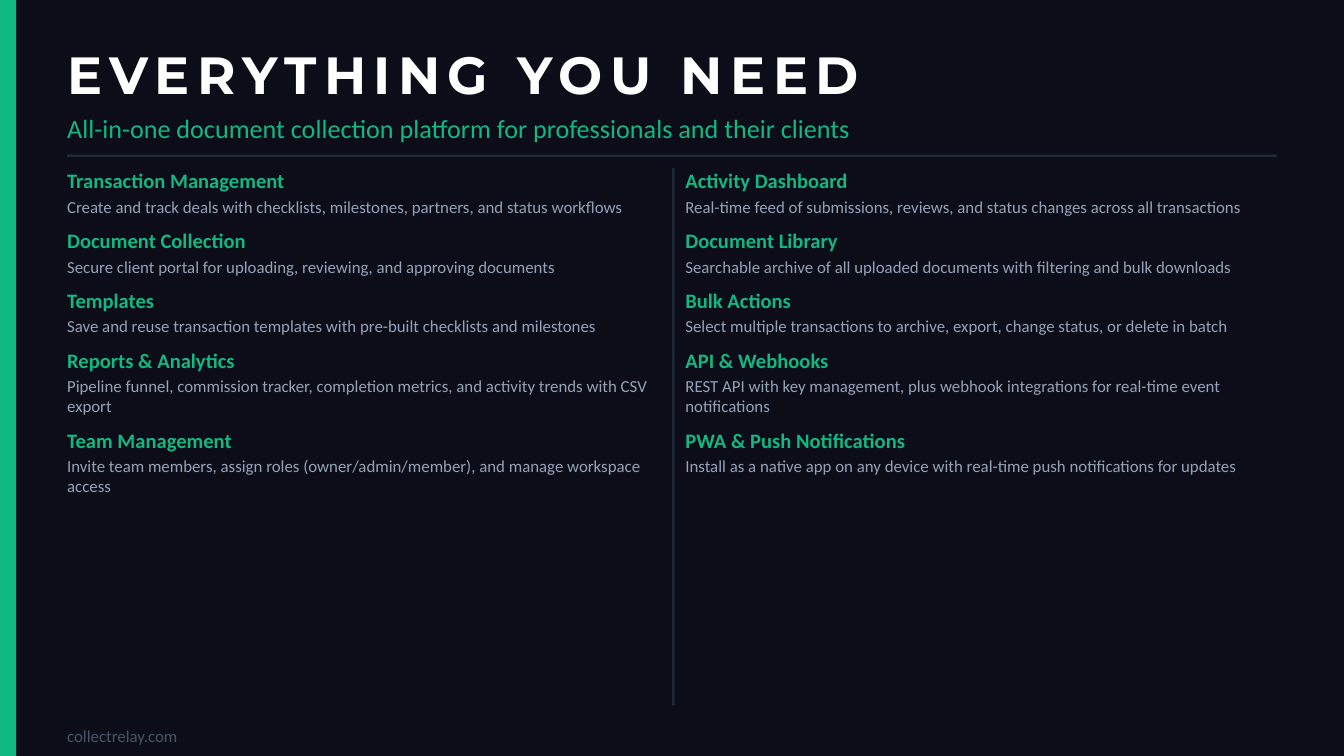
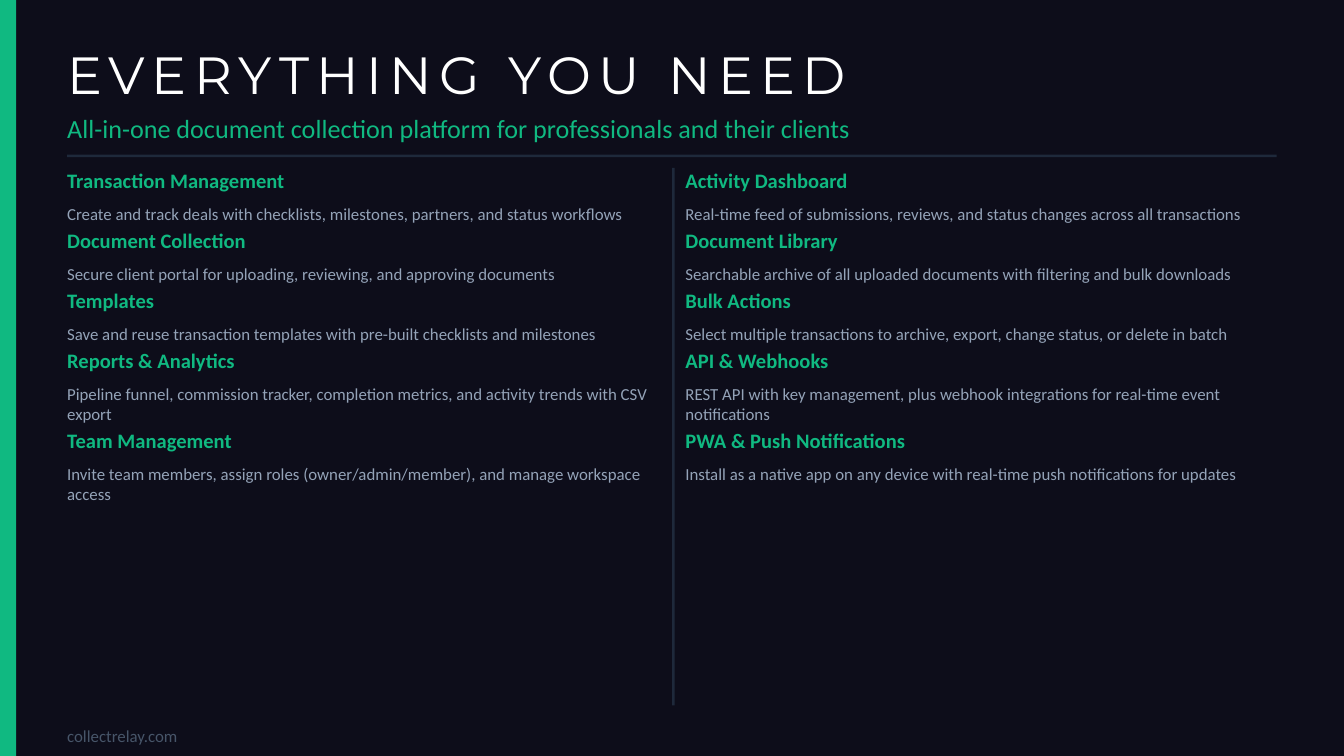
Before and after one commit to mprice78usa/CollectRelay, a slide deck: slide 2 of static/CollectRelay-Walkthrough.pptx. Drawn at 1344x756 pixels with LibreOffice and Linux fonts; fonts in the diff are those of the drawing. Boxes give left, top, right and bottom in pixels: in the first picture for what was removed or moved away, otherwise in the second. Text is boxed around its words. In the diff, an @@ line names an element or a change of style, - is before the commit and + after.

```diff
--- a/static/CollectRelay-Walkthrough.pptx
+++ b/static/CollectRelay-Walkthrough.pptx
@@ text "EVERYTHING YOU NEED" at box(67, 57, 846, 95): bold off @@
@@ text "Transaction Management" rewrapped from box(67, 173, 647, 492) to box(67, 173, 647, 500) @@
@@ text "Activity Dashboard" rewrapped from box(685, 173, 1240, 475) to box(685, 173, 1240, 483) @@
```
Also in this commit, not shown: 25 other slides changed.
